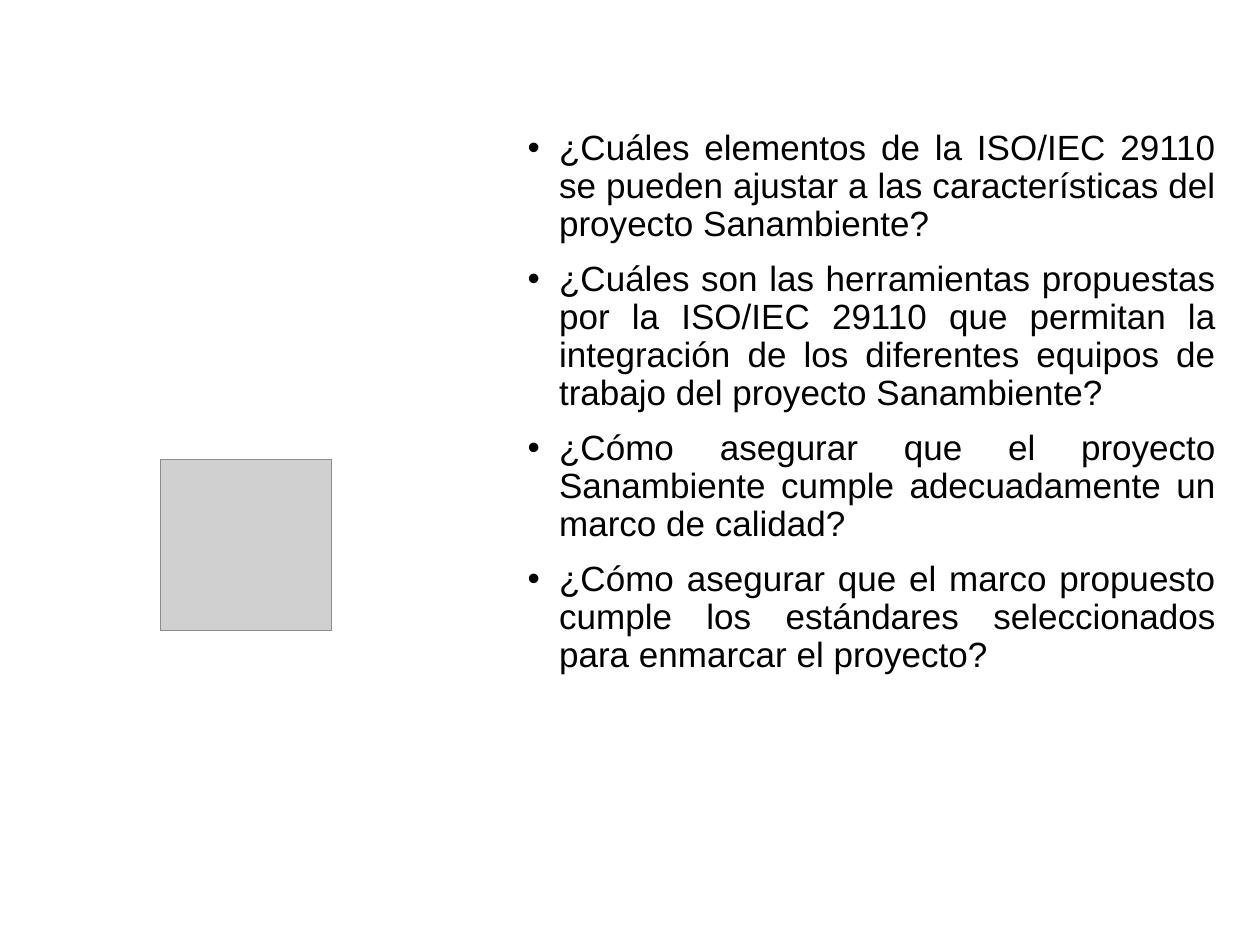
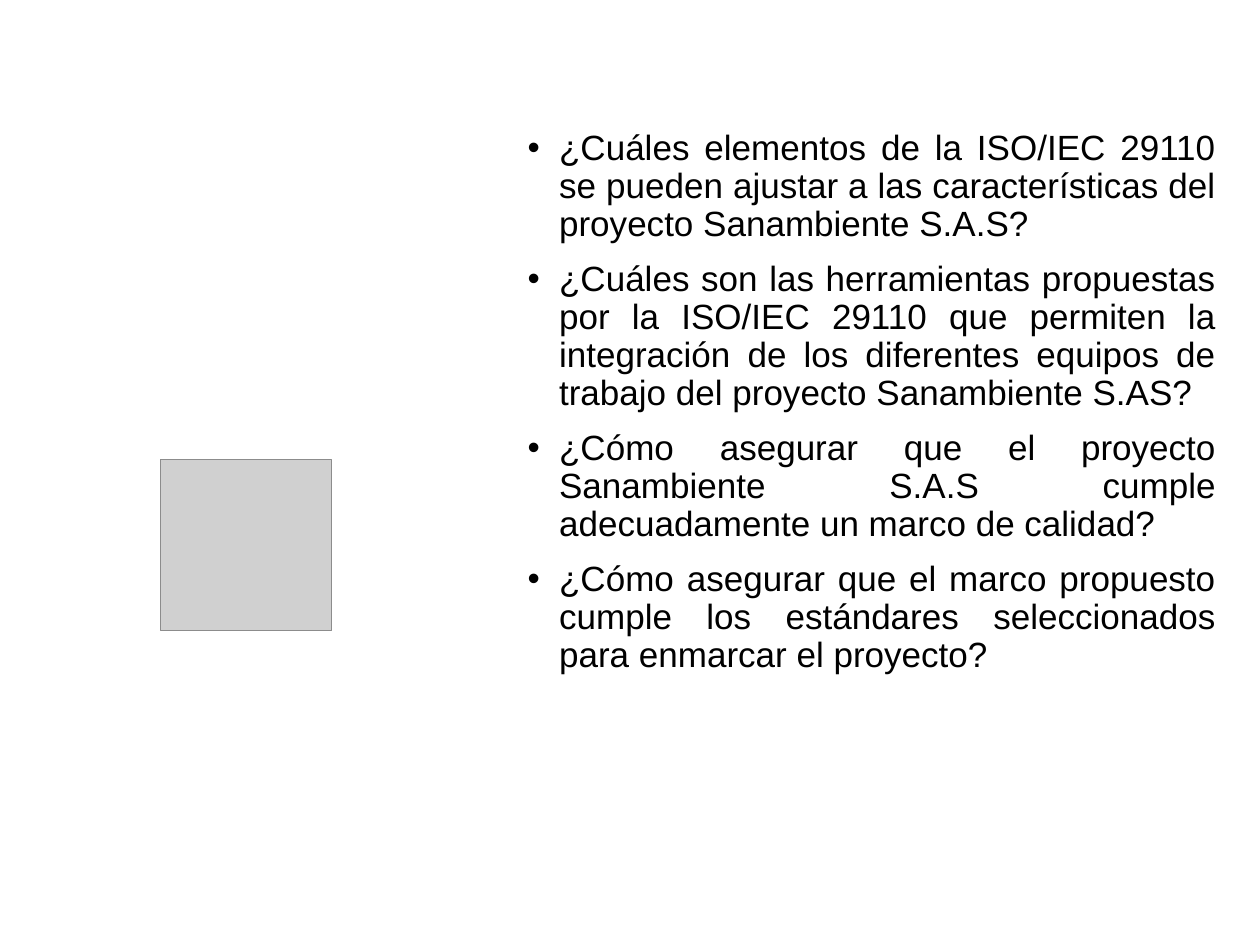
Before and after one commit to cristianpazu/Proyecto-Sanambiente, a slide deck: slide 8 of Documento(s) de proyecto de grado/Presentación del proyecto de grado.pptx. Drawn at 1260x945 pixels with LibreOffice and Linux fonts; fonts in the diff are those of the drawing; grey boxes stand for pictures; background and template pictures are left out. Boxes give left, top, right and bottom in pixels: in the first picture for what was removed or moved away, otherwise in the second. Text is boxed around its words. In the diff, an @@ line names an element or a change of style, - is before the commit and + after.

```diff
--- a/Documento(s) de proyecto de grado/Presentación del proyecto de grado.pptx
+++ b/Documento(s) de proyecto de grado/Presentación del proyecto de grado.pptx
@@ text at box(559, 134, 1216, 537): text changed @@
-• ¿Cuáles elementos de la ISO/IEC 29110 se pueden ajustar a las características del proyecto Sanambiente?
-• ¿Cuáles son las herramientas propuestas por la ISO/IEC 29110 que permitan la integración de los diferentes equipos de trabajo del proyecto Sanambiente?
-• ¿Cómo asegurar que el proyecto Sanambiente cumple adecuadamente un marco de calidad?
+• ¿Cuáles elementos de la ISO/IEC 29110 se pueden ajustar a las características del proyecto Sanambiente S.A.S?
+• ¿Cuáles son las herramientas propuestas por la ISO/IEC 29110 que permiten la integración de los diferentes equipos de trabajo del proyecto Sanambiente S.AS?
+• ¿Cómo asegurar que el proyecto Sanambiente S.A.S cumple adecuadamente un marco de calidad?
```
Also in this commit, not shown: 17 other slides changed, 5 slides added.
